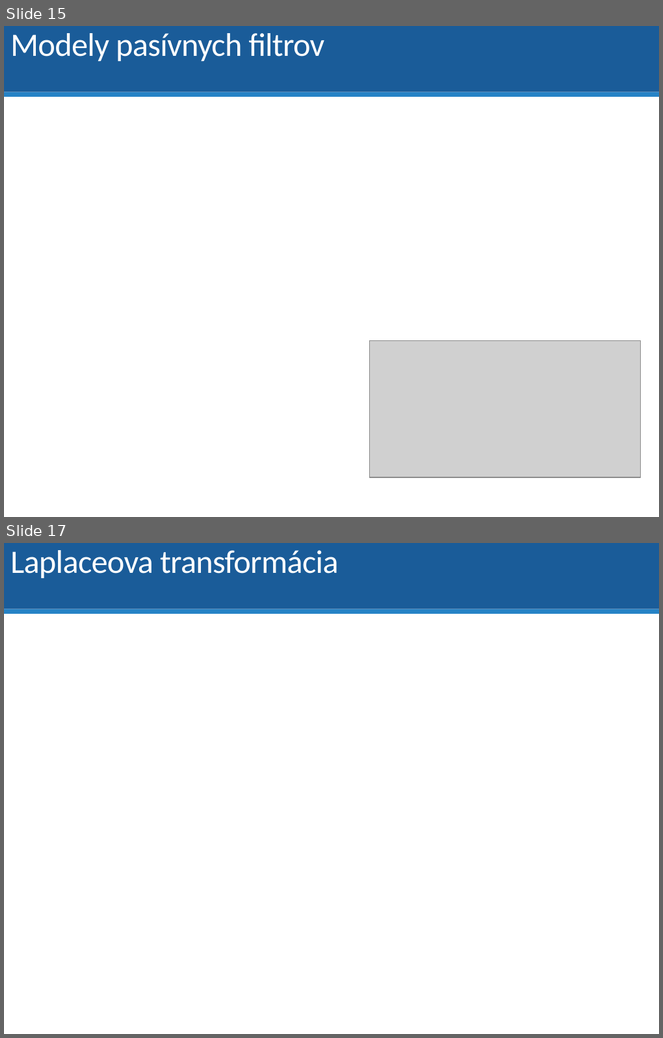
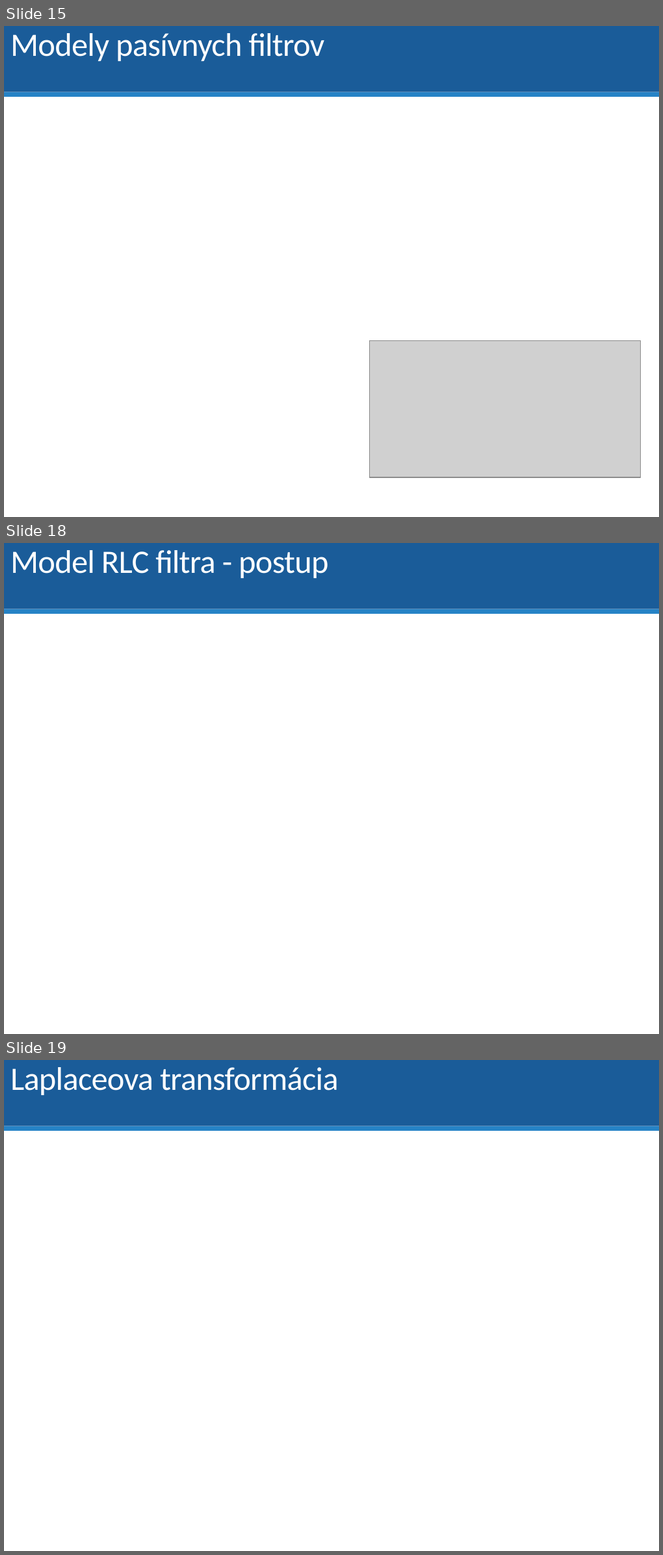
Before and after one commit to dodekm/TeamProjektKybernetika, a slide deck: Nove prednasky/P01_dynamika_dif_rovnice_LPT_prenosova_funkcia_modelovanie.pptx. Shown one above the other, each under a label of ours: slides 15 and 17 before the commit, slides 15, 18 and 19 after it; the slides between them are not shown. The pictures are 663x1038 and 663x1555 pixels, drawn with LibreOffice and Linux fonts; fonts in the diff are those of the drawing; grey boxes stand for pictures. Boxes give left, top, right and bottom in pixels: in the first picture for what was removed or moved away, otherwise in the second. Text is boxed around its words. In the diff, an @@ line names an element or a change of style, - is before the commit and + after.

```diff
--- a/Nove prednasky/P01_dynamika_dif_rovnice_LPT_prenosova_funkcia_modelovanie.pptx
+++ b/Nove prednasky/P01_dynamika_dif_rovnice_LPT_prenosova_funkcia_modelovanie.pptx
@@ slide 18 added at box(4, 543, 659, 1034), background #FFFFFF; not listed: 2 template elements that a slide beside it also shows @@
@@ title added at box(10, 550, 328, 578), 36 pt, text #FFFFFF @@
+Model RLC filtra - postup
@@ what was slide 17 is now slide 19 @@
```
Also in this commit, not shown: 1 slide changed, 1 other slide added, 1 other file.
